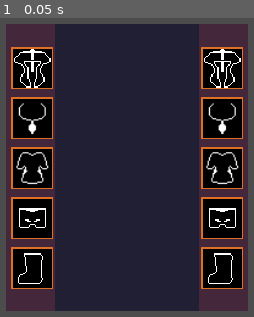
Above: before the commit, frame 1.
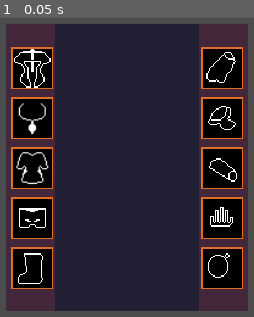
Above: after the commit, the same moment.

Repository: gonzalojs/godot_tutorials
Game: Godot game, scene res://characterpanel/scenes/SceneHandler.tscn
Two runs of this game, one before a commit and one after it. Both use one fixed random seed, a clock stepped at 60 frames per second and the inputs below.
Inputs:
- Up to frame 1 (0.05 s): no input

The runs differ from the first frame. In frame 1, 1.9% of the frame differs, in the area x 80-95%, y 10-89%.

Commit message:
background

Diff:
--- a/characterpanel/scenes/UI/CharacterSheet.tscn
+++ b/characterpanel/scenes/UI/CharacterSheet.tscn
@@ -7,6 +7,11 @@
 [ext_resource path="res://assets/legs_back.png" type="Texture" id=5]
 [ext_resource path="res://assets/chest_back.png" type="Texture" id=6]
 [ext_resource path="res://assets/feet_back.png" type="Texture" id=7]
+[ext_resource path="res://assets/hand_back.png" type="Texture" id=8]
+[ext_resource path="res://assets/shoulders_back.png" type="Texture" id=9]
+[ext_resource path="res://assets/wrists_back.png" type="Texture" id=10]
+[ext_resource path="res://assets/back_back.png" type="Texture" id=11]
+[ext_resource path="res://assets/finger_back.png" type="Texture" id=12]
 
 [node name="CharacterSheet" type="Control"]
 anchor_right = 1.0
@@ -198,7 +203,7 @@
 margin_bottom = 25.0
 rect_min_size = Vector2( 0, 25 )
 
-[node name="Head" type="TextureRect" parent="Background/V/Main/RightEquip"]
+[node name="Back" type="TextureRect" parent="Background/V/Main/RightEquip"]
 margin_top = 45.0
 margin_right = 100.0
 margin_bottom = 145.0
@@ -208,20 +213,20 @@
 texture = ExtResource( 2 )
 expand = true
 
-[node name="Icon" type="TextureRect" parent="Background/V/Main/RightEquip/Head"]
-anchor_right = 1.0
-anchor_bottom = 1.0
-margin_left = 3.0
-margin_top = 3.0
-margin_right = -3.0
-margin_bottom = -3.0
-texture = ExtResource( 3 )
-expand = true
-__meta__ = {
-"_edit_use_anchors_": false
-}
-
-[node name="Neck" type="TextureRect" parent="Background/V/Main/RightEquip"]
+[node name="Icon" type="TextureRect" parent="Background/V/Main/RightEquip/Back"]
+anchor_right = 1.0
+anchor_bottom = 1.0
+margin_left = 3.0
+margin_top = 3.0
+margin_right = -3.0
+margin_bottom = -3.0
+texture = ExtResource( 11 )
+expand = true
+__meta__ = {
+"_edit_use_anchors_": false
+}
+
+[node name="Shoulders" type="TextureRect" parent="Background/V/Main/RightEquip"]
 margin_top = 165.0
 margin_right = 100.0
 margin_bottom = 265.0
@@ -231,20 +236,20 @@
 texture = ExtResource( 2 )
 expand = true
 
-[node name="Icon" type="TextureRect" parent="Background/V/Main/RightEquip/Neck"]
-anchor_right = 1.0
-anchor_bottom = 1.0
-margin_left = 3.0
-margin_top = 3.0
-margin_right = -3.0
-margin_bottom = -3.0
-texture = ExtResource( 4 )
-expand = true
-__meta__ = {
-"_edit_use_anchors_": false
-}
-
-[node name="Chest" type="TextureRect" parent="Background/V/Main/RightEquip"]
+[node name="Icon" type="TextureRect" parent="Background/V/Main/RightEquip/Shoulders"]
+anchor_right = 1.0
+anchor_bottom = 1.0
+margin_left = 3.0
+margin_top = 3.0
+margin_right = -3.0
+margin_bottom = -3.0
+texture = ExtResource( 9 )
+expand = true
+__meta__ = {
+"_edit_use_anchors_": false
+}
+
+[node name="Wrists" type="TextureRect" parent="Background/V/Main/RightEquip"]
 margin_top = 285.0
 margin_right = 100.0
 margin_bottom = 385.0
@@ -254,20 +259,20 @@
 texture = ExtResource( 2 )
 expand = true
 
-[node name="Icon" type="TextureRect" parent="Background/V/Main/RightEquip/Chest"]
-anchor_right = 1.0
-anchor_bottom = 1.0
-margin_left = 3.0
-margin_top = 3.0
-margin_right = -3.0
-margin_bottom = -3.0
-texture = ExtResource( 6 )
-expand = true
-__meta__ = {
-"_edit_use_anchors_": false
-}
-
-[node name="Legs" type="TextureRect" parent="Background/V/Main/RightEquip"]
+[node name="Icon" type="TextureRect" parent="Background/V/Main/RightEquip/Wrists"]
+anchor_right = 1.0
+anchor_bottom = 1.0
+margin_left = 3.0
+margin_top = 3.0
+margin_right = -3.0
+margin_bottom = -3.0
+texture = ExtResource( 10 )
+expand = true
+__meta__ = {
+"_edit_use_anchors_": false
+}
+
+[node name="Hands" type="TextureRect" parent="Background/V/Main/RightEquip"]
 margin_top = 405.0
 margin_right = 100.0
 margin_bottom = 505.0
@@ -277,20 +282,20 @@
 texture = ExtResource( 2 )
 expand = true
 
-[node name="Icon" type="TextureRect" parent="Background/V/Main/RightEquip/Legs"]
-anchor_right = 1.0
-anchor_bottom = 1.0
-margin_left = 3.0
-margin_top = 3.0
-margin_right = -3.0
-margin_bottom = -3.0
-texture = ExtResource( 5 )
-expand = true
-__meta__ = {
-"_edit_use_anchors_": false
-}
-
-[node name="Feets" type="TextureRect" parent="Background/V/Main/RightEquip"]
+[node name="Icon" type="TextureRect" parent="Background/V/Main/RightEquip/Hands"]
+anchor_right = 1.0
+anchor_bottom = 1.0
+margin_left = 3.0
+margin_top = 3.0
+margin_right = -3.0
+margin_bottom = -3.0
+texture = ExtResource( 8 )
+expand = true
+__meta__ = {
+"_edit_use_anchors_": false
+}
+
+[node name="Fingers" type="TextureRect" parent="Background/V/Main/RightEquip"]
 margin_top = 525.0
 margin_right = 100.0
 margin_bottom = 625.0
@@ -300,14 +305,14 @@
 texture = ExtResource( 2 )
 expand = true
 
-[node name="Icon" type="TextureRect" parent="Background/V/Main/RightEquip/Feets"]
-anchor_right = 1.0
-anchor_bottom = 1.0
-margin_left = 3.0
-margin_top = 3.0
-margin_right = -3.0
-margin_bottom = -3.0
-texture = ExtResource( 7 )
+[node name="Icon" type="TextureRect" parent="Background/V/Main/RightEquip/Fingers"]
+anchor_right = 1.0
+anchor_bottom = 1.0
+margin_left = 3.0
+margin_top = 3.0
+margin_right = -3.0
+margin_bottom = -3.0
+texture = ExtResource( 12 )
 expand = true
 __meta__ = {
 "_edit_use_anchors_": false
Binary file added: assets/back_back.png
Not shown, added: assets/back_back.png.import
Binary file added: assets/finger_back.png
Not shown, added: assets/finger_back.png.import
Binary file added: assets/hand_back.png
Not shown, added: assets/hand_back.png.import
Binary file added: assets/shoulders_back.png
Not shown, added: assets/shoulders_back.png.import
Binary file added: assets/wrists_back.png
Not shown, added: assets/wrists_back.png.import
Not shown: 1 places in characterpanel/scenes/UI/CharacterSheet.tscn that only renumber resources
